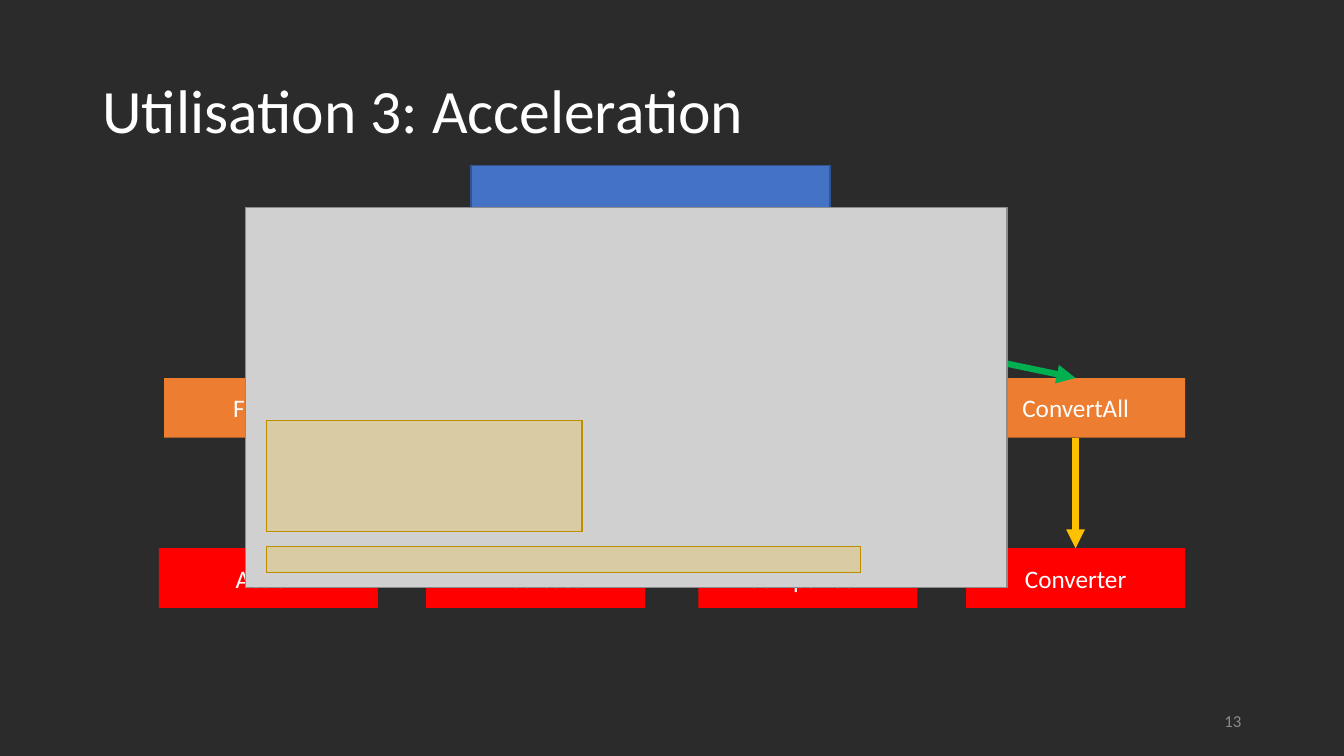
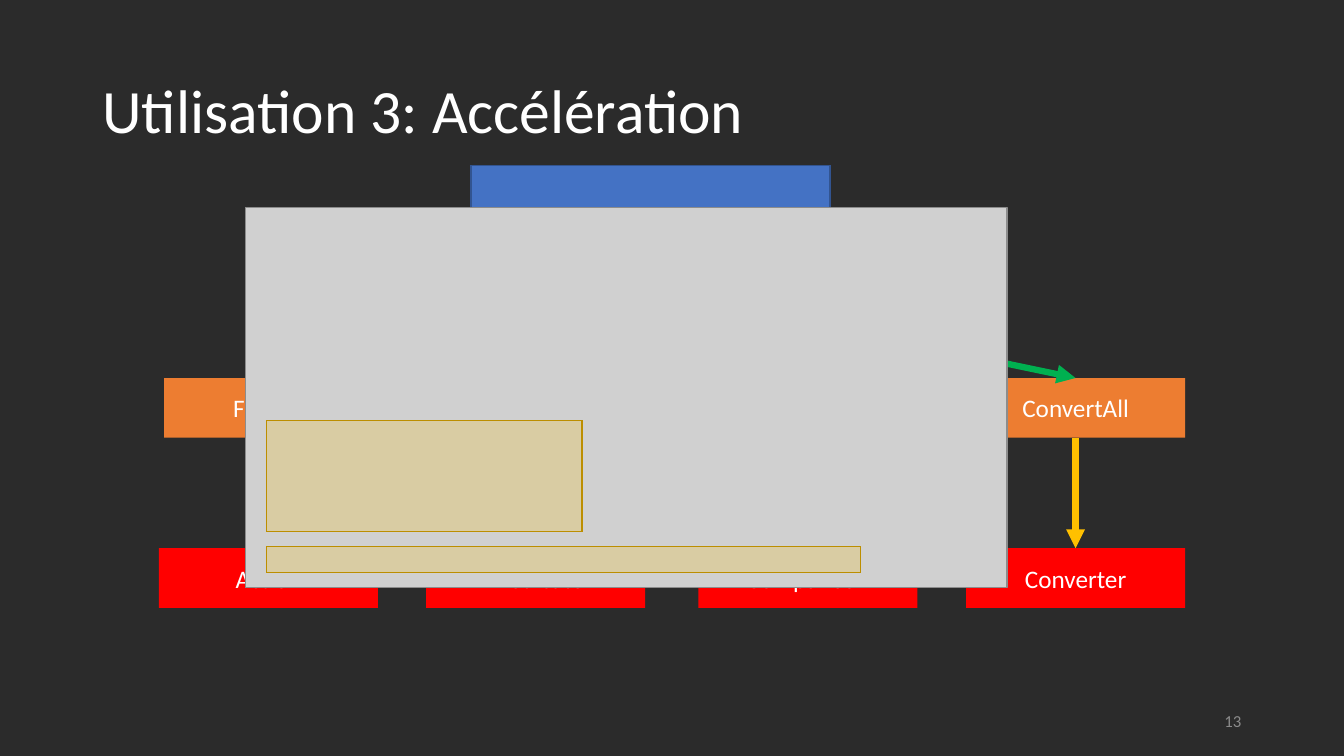
Before and after one commit to rbounatirou/ExempleFncFleches, a slide deck: slide 13 of Fonction_flechee_1_1.pptx. Drawn at 1344x756 pixels with LibreOffice and Linux fonts; fonts in the diff are those of the drawing; grey boxes stand for pictures; background and template pictures are left out; a plain dark background stands for a picture behind light text. Boxes give left, top, right and bottom in pixels: in the first picture for what was removed or moved away, otherwise in the second. Text is boxed around its words. In the diff, an @@ line names an element or a change of style, - is before the commit and + after.

Commit message:
Typo

```diff
--- a/Fonction_flechee_1_1.pptx
+++ b/Fonction_flechee_1_1.pptx
@@ title at bbox=[102, 90, 743, 134]: text changed @@
-Utilisation 3: Acceleration
+Utilisation 3: Accélération
```
Also in this commit, not shown: 1 other slide changed.
